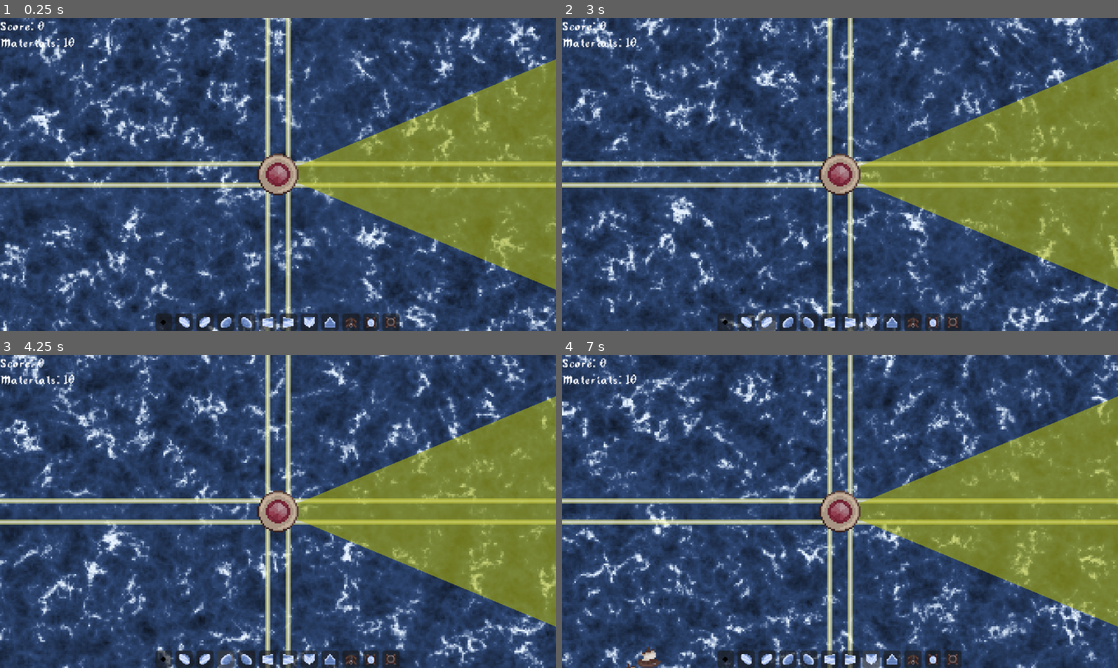
Above: before the commit, frames 1-4 (two rows, left to right).
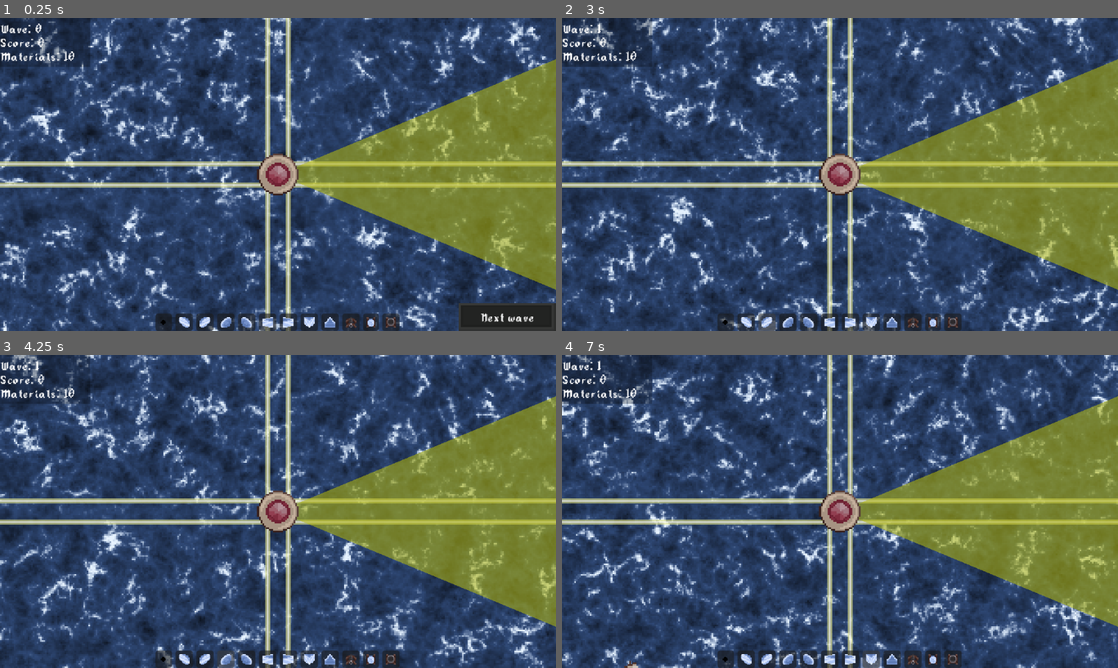
Above: after the commit, the same moments.

Repository: TrueHopolok/gj_solarnight
Game: Godot game, scene res://scenes/main_game_scene/main_game_scene.tscn
The game is run twice, just before and just after one commit, with the same random seed, the same clock (stepped at 60 frames per second) and the same inputs. Sound files missing from this copy of the repository are replaced by a short silence.
Inputs (mouse positions are in pixels of both pictures, inside the frame that each line leads up to):
- Up to frame 1 (0.25 s): no input
- Up to frame 2 (3 s): click (1067, 318) at 0.5 s, where only the run after the commit has a clickable "Next wave"; click (723, 321) at 1.25 s; click (745, 321) at 2.02 s; click (767, 321) at 2.77 s
- Up to frame 3 (4.25 s): click (227, 658) at 3.52 s
- Up to frame 4 (7 s): click (806, 658) at 4.27 s; click (828, 658) at 5.02 s; click (851, 658) at 5.77 s; click (873, 658) at 6.52 s

The runs differ from the first frame. In frame 1, 3.5% of the frame differs, in the area x 0-100%, y 0-100%; in frame 2, 2.0%; in frame 3, 2.0%; in frame 4, 2.2%.

Commit message:
feature: added wave label and some bug fixes

Diff:
--- a/scenes/game_manager/game_manager.gd
+++ b/scenes/game_manager/game_manager.gd
@@ -146,6 +146,14 @@
 var _wave_enemy_counter: int
 
 
+func wave_get() -> int:
+	return _wave_number
+
+
+func wave_active() -> bool:
+	return _wave_enemy_counter > 0
+
+
 func wave_start() -> void:
 	_wave_number += 1
 	_wave_enemy_counter = 0
--- a/scenes/main_game_scene/main_game_scene.gd
+++ b/scenes/main_game_scene/main_game_scene.gd
@@ -10,8 +10,6 @@
 
 func _ready() -> void:
 	Persistence.current_score = 0
-	GameManager.get_instance().wave_start()
-	GameManager.get_instance().wave_ended.connect(GameManager.get_instance().wave_start.unbind(1))
 
 	var i: int = 0
 	for item: Buildable in buildables.items:
--- a/scenes/main_game_scene/main_game_scene.tscn
+++ b/scenes/main_game_scene/main_game_scene.tscn
@@ -10,10 +10,12 @@
 [ext_resource type="PackedScene" uid="uid://dyy30mlffvxph" path="res://ui/pause_menu/pause_menu.tscn" id="8_7v0l4"]
 [ext_resource type="PackedScene" uid="uid://c4cbgi0tgwths" path="res://ui/premade_button/premade_button.tscn" id="9_b1vg4"]
 [ext_resource type="Script" uid="uid://qm0kcu3ig2tq" path="res://ui/pause_menu/button_to_pause.gd" id="9_do46k"]
-[ext_resource type="Script" path="res://scenes/main_game_scene/score_label.gd" id="10_2inbw"]
-[ext_resource type="Script" path="res://scenes/main_game_scene/materials_label.gd" id="11_6hiqo"]
+[ext_resource type="Script" uid="uid://clg3o7qogbi5h" path="res://scenes/main_game_scene/score_label.gd" id="10_2inbw"]
+[ext_resource type="Script" uid="uid://cgfptppkqywh2" path="res://scenes/main_game_scene/materials_label.gd" id="11_6hiqo"]
 [ext_resource type="AudioStream" uid="uid://cxq3ca5el6dja" path="res://audio/sfx/gameplay/sound_not_enough_materials.wav" id="12_dw0dr"]
+[ext_resource type="Script" uid="uid://bdq0qvdqct6el" path="res://scenes/main_game_scene/wave_label.gd" id="12_hnlf3"]
 [ext_resource type="Texture2D" uid="uid://373jjfq7kqxb" path="res://assets/temperary/tileset.png" id="12_k87rj"]
+[ext_resource type="Script" uid="uid://c74mokkbt2eu0" path="res://scenes/main_game_scene/next_wave.gd" id="14_8hmrp"]
 
 [sub_resource type="ViewportTexture" id="ViewportTexture_2inbw"]
 viewport_path = NodePath("SubViewport")
@@ -64,6 +66,40 @@
 
 [node name="UI" type="CanvasLayer" parent="." unique_id=331024947]
 
+[node name="ColorRect" type="ColorRect" parent="UI" unique_id=843631807]
+offset_right = 104.0
+offset_bottom = 56.0
+color = Color(0, 0, 0, 0.27450982)
+
+[node name="ScoreLabel" type="Label" parent="UI/ColorRect" unique_id=1800454882]
+layout_mode = 0
+offset_top = 16.0
+offset_right = 64.0
+offset_bottom = 40.0
+text = "Score: %d"
+vertical_alignment = 1
+script = ExtResource("10_2inbw")
+
+[node name="WaveLabel" type="Label" parent="UI/ColorRect" unique_id=1099541672]
+layout_mode = 0
+offset_right = 64.0
+offset_bottom = 24.0
+text = "Wave: %d"
+vertical_alignment = 1
+script = ExtResource("12_hnlf3")
+
+[node name="MaterialsLabel" type="Label" parent="UI/ColorRect" unique_id=633829262]
+layout_mode = 0
+offset_top = 32.0
+offset_right = 93.0
+offset_bottom = 56.0
+text = "Materials: %d"
+vertical_alignment = 1
+script = ExtResource("11_6hiqo")
+
+[node name="NotEnoughSFX" type="AudioStreamPlayer" parent="UI/ColorRect/MaterialsLabel" unique_id=573316324]
+stream = ExtResource("12_dw0dr")
+
 [node name="Hotbar" type="HBoxContainer" parent="UI" unique_id=763721529]
 unique_name_in_owner = true
 anchors_preset = 12
@@ -80,24 +116,17 @@
 layout_mode = 2
 icon = SubResource("AtlasTexture_dw0dr")
 
-[node name="ScoreLabel" type="Label" parent="UI" unique_id=1800454882]
-offset_right = 40.0
-offset_bottom = 17.0
-text = "Score: %d"
-vertical_alignment = 1
-script = ExtResource("10_2inbw")
+[node name="NextWave" parent="UI" unique_id=164179275 instance=ExtResource("9_b1vg4")]
+offset_left = 528.0
+offset_top = 328.0
+offset_right = 640.0
+offset_bottom = 360.0
+script = ExtResource("14_8hmrp")
 
-[node name="MaterialsLabel" type="Label" parent="UI" unique_id=633829262]
-offset_top = 16.0
-offset_right = 93.0
-offset_bottom = 39.0
-text = "Materials: %d"
-vertical_alignment = 1
-script = ExtResource("11_6hiqo")
-
-[node name="NotEnoughSFX" type="AudioStreamPlayer" parent="UI/MaterialsLabel" unique_id=573316324]
-stream = ExtResource("12_dw0dr")
+[node name="Label" parent="UI/NextWave" index="0" unique_id=960341710]
+text = "Next wave"
 
 [node name="PauseMenu" parent="." unique_id=1351550630 instance=ExtResource("8_7v0l4")]
 
 [editable path="PauseButton"]
+[editable path="UI/NextWave"]
--- /dev/null
+++ b/scenes/main_game_scene/next_wave.gd
@@ -0,0 +1,12 @@
+extends TextureButton
+
+@onready var _gm: GameManager = GameManager.get_instance()
+
+
+func _ready() -> void:
+	pressed.connect(
+		func() -> void:
+			_gm.wave_start()
+			hide()
+	)
+	_gm.wave_ended.connect(show.unbind(1))
--- /dev/null
+++ b/scenes/main_game_scene/wave_label.gd
@@ -0,0 +1,7 @@
+extends Label
+
+@onready var _gm: GameManager = GameManager.get_instance()
+
+
+func _process(_delta: float) -> void:
+	text = "Wave: %d" % _gm.wave_get()
Not shown, added: scenes/main_game_scene/next_wave.gd.uid
Not shown, added: scenes/main_game_scene/wave_label.gd.uid
